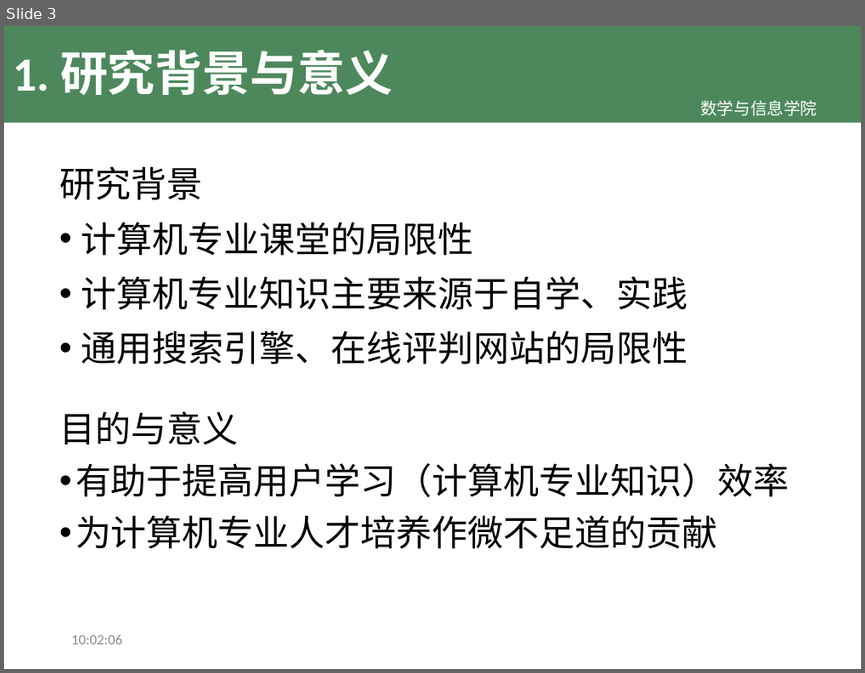
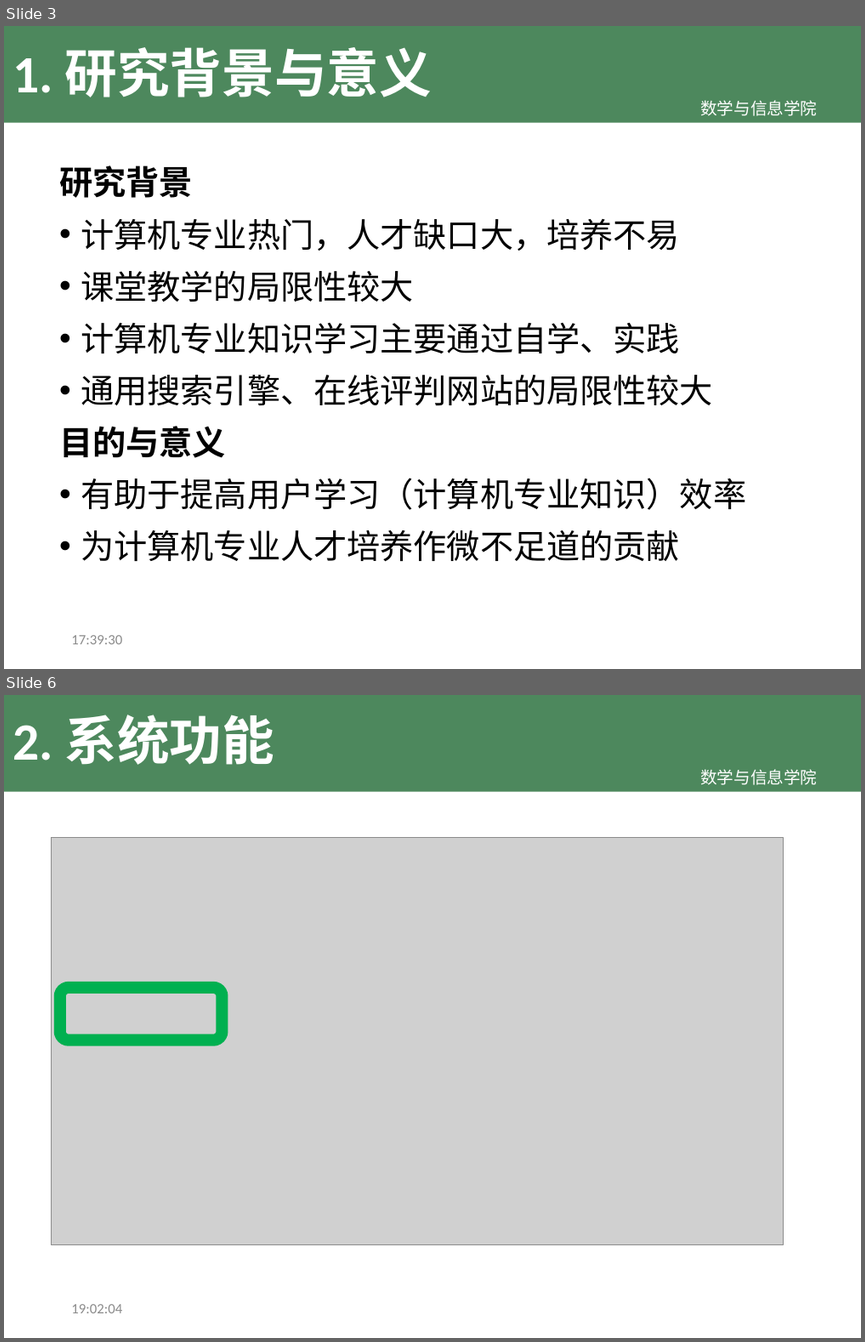
Before and after one commit to TeslaCN/graduation, a slide deck: 基于Scrapy框架的计算机专业学习资源网站_吴伟杰.pptx. Shown one above the other, each under a label of ours: slide 3 before the commit, slides 3 and 6 after it; the slides between them are not shown. The pictures are 865x673 and 865x1342 pixels, drawn with LibreOffice and Linux fonts; fonts in the diff are those of the drawing; grey boxes stand for pictures; background and template pictures are left out. Boxes give left, top, right and bottom in pixels: in the first picture for what was removed or moved away, otherwise in the second. Text is boxed around its words. In the diff, an @@ line names an element or a change of style, - is before the commit and + after.

Commit message:
继续编写系统功能部分；修改系统架构； 完成总结

```diff
--- a/基于Scrapy框架的计算机专业学习资源网站_吴伟杰.pptx
+++ b/基于Scrapy框架的计算机专业学习资源网站_吴伟杰.pptx
@@ slide 6 added at <box>4,695,861,1338</box>, background #FFFFFF; not listed: 2 template elements that a slide beside it also shows @@
@@ title added at <box>12,715,274,765</box>, 44 pt, text #FFFFFF, bold @@
+2. 系统功能
@@ picture added at <box>51,838,782,1245</box> @@
@@ rounded rectangle added at <box>60,987,222,1039</box>, outline #00B050 10 pt @@
@@ text added at <box>71,1304,122,1313</box>, 12 pt, text #8C8C8C @@
+19:02:04
@@ slide 3 changed as well @@
@@ title "1. 研究背景与意义" at <box>12,47,432,97</box>: size 40 to 44 pt @@
@@ text at <box>59,165,193,198</box>: size 30 to 28 pt, bold on in "研究背景" @@
@@ text at <box>59,219,746,562</box>: text changed; size 30 to 28 pt @@
-• 计算机专业课堂的局限性
-• 计算机专业知识主要来源于自学、实践
-• 通用搜索引擎、在线评判网站的局限性
+• 计算机专业热门，人才缺口大，培养不易
+• 课堂教学的局限性较大
+• 计算机专业知识学习主要通过自学、实践
+• 通用搜索引擎、在线评判网站的局限性较大
+目的与意义
+• 有助于提高用户学习（计算机专业知识）效率
+• 为计算机专业人才培养作微不足道的贡献
@@ text removed at <box>59,411,789,549</box> @@
-目的与意义
-• 有助于提高用户学习（计算机专业知识）效率
-• 为计算机专业人才培养作微不足道的贡献
@@ text at <box>71,635,122,644</box>: text changed @@
-10:02:06
+17:39:30
```
Also in this commit, not shown: 7 other slides changed, 3 other slides added, 1 slide removed, 7 other files.
